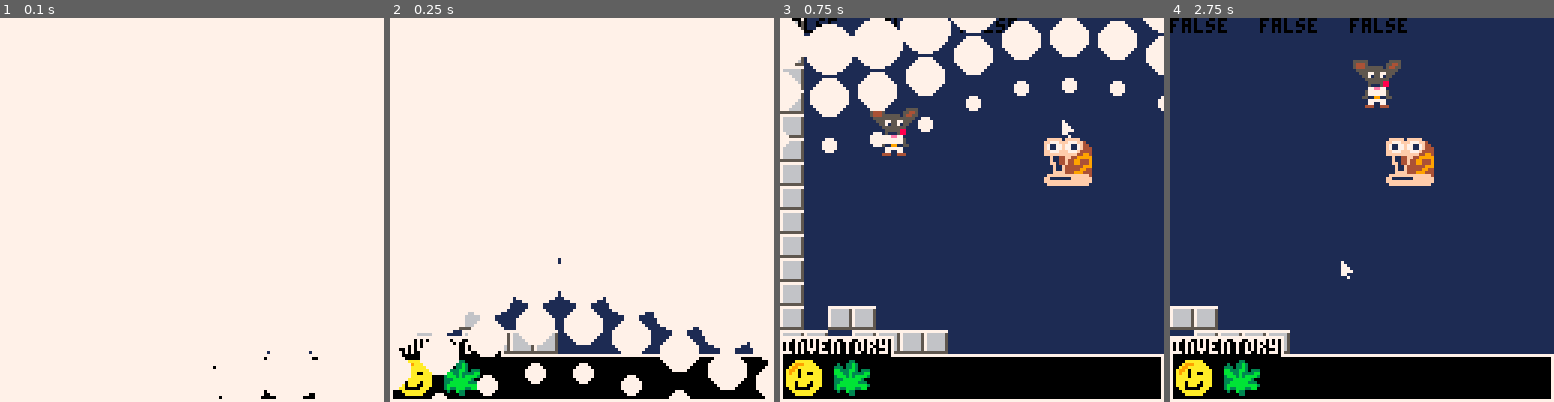
Above: before the commit, frames 1-4 (left to right).
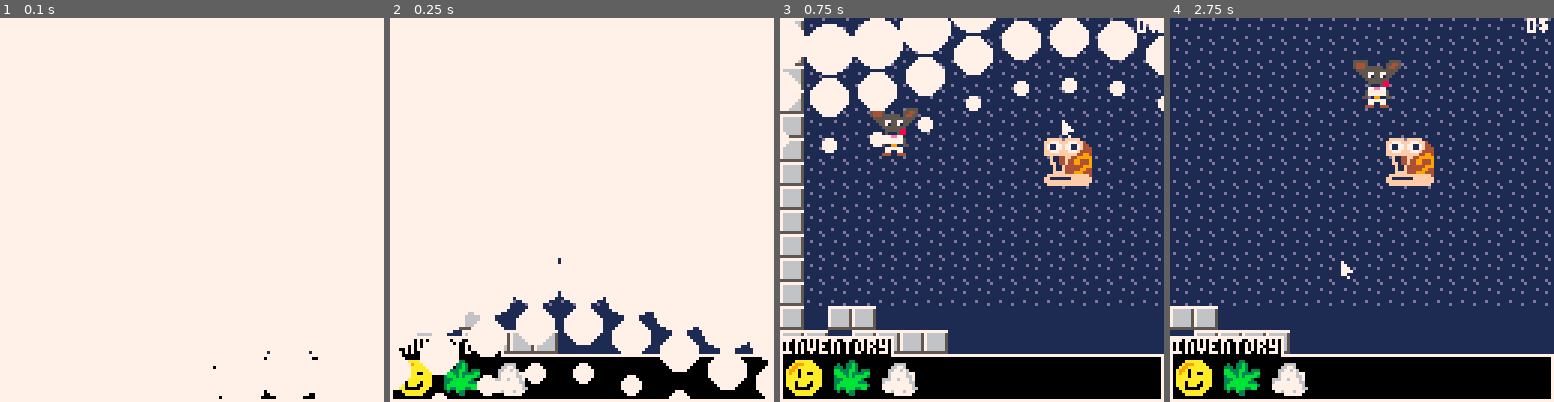
Above: after the commit, the same moments.

Repository: ekaktusz/ld53delivery
Game: PICO-8 cartridge delivery.p8
The game is run twice, just before and just after one commit, with the same random seed, the same clock (stepped at 60 frames per second) and the same inputs.
Inputs (mouse positions are in pixels of both pictures, inside the frame that each line leads up to):
- Up to frame 1 (0.1 s): no input
- Up to frame 2 (0.25 s): no input
- Up to frame 3 (0.75 s): tap X (X key) at 0.33 s; click (1060, 121) at 0.67 s
- Up to frame 4 (2.75 s): tap X (X key) at 1.07, 1.85 s; click (1216, 267) at 1.22 s; hold Right 1.6-2.1 s; click (1277, 114) at 1.77 s; hold Up 2.15-2.42 s; click (1342, 259) at 2.32 s; hold Right from 2.47 s (still down)

Frame 1 is identical in both runs. In frame 2, 0.6% of the frame differs, in the area x 27-55%, y 73-99%; in frame 3, 5.3%; in frame 4, 7.2%, in the area x 0-100%, y 0-99%.

Commit message:
selling drugs

Diff:
--- a/delivery.p8
+++ b/delivery.p8
@@ -14,6 +14,8 @@
 #include include/collision.lua
 #include include/drugs.lua
 #include include/log.lua
+#include include/map.lua
+#include include/customer.lua
 __gfx__
 01000000011100005555500000005555777777770000000000000000000000000fffff0fffff0000000000000000000000000000000000000000000000000000
 1710000001710000544450000005544576666665000000000000000000000000ff777fff777ff400000000000000000000000000000000000000000000000000
@@ -23,30 +25,30 @@
 17711000717777710005570557055000766666650000000000bb333bb3033300fffffffffff44994000066776760000000a99a0aaaaaaa000000000000000000
 01171000777777710000555555550000766666650000000000bbb33b3333bb0000f0044ff4499999000067777767700000a9aa0aa00aaa000000000000000000
 000000001177771100000555558800005555555500000000003bbb3b3bbbb30000f0044f44994449000067777766700000aaaa0aaaaaaa000000000000000000
-00000000000000000000050005880000111111110000000000333bbbbbb3000000ff044f44994449006667767776700000aaaaaaaaaaaa000000000000000000
-00000000000000000000077ee770000011111111000000000033bbbbbb333000000f00f444444999006777777776600000aaa0aaaa0aaa000000000000000000
-000000000000000000005777777500001111111100000000003bbbbbbbbbb300000f00f444449944007777777777600000aaa0aaa00aaa000000000000000000
-000000000111111100005777777500001111111100000000003b33bbb33bb000000ffff4449994440077777777776600000aa00000aaa0000000000000000000
-000000001171717100055009900550001111111100000000000300b3300000000ffffffffffffff400077677767770000000aaaaaaaa00000000000000000000
-0000000071777771000007777770000011111111000000000000000330000000ff1111111fffffff000000777777000000000aaaaaa000000000000000000000
-0000000077777771000007700770000011111111000000000000000000000000ffffffffffffffff000000000000000000000000000000000000000000000000
-00000000117777110000444004440000111111110000000000000000000000000ffffffffffffff0000000000000000000000000000000000000000000000000
+00033000000000000000050005880000111111d10000000000333bbbbbb3000000ff044f44994449006667767776700000aaaaaaaaaaaa000000000000000000
+03333330000000000000077ee770000011111111000000000033bbbbbb333000000f00f444444999006777777776600000aaa0aaaa0aaa000000000000000000
+0303300000000000000057777775000011d1111100000000003bbbbbbbbbb300000f00f444449944007777777777600000aaa0aaa00aaa000000000000000000
+0333333001111111000057777775000011111d1100000000003b33bbb33bb000000ffff4449994440077777777776600000aa00000aaa0000000000000000000
+000330301171717100055009900550001111111100000000000300b3300000000ffffffffffffff400077677767770000000aaaaaaaa00000000000000000000
+0333333071777771000007777770000011111111000000000000000330000000ff1111111fffffff000000777777000000000aaaaaa000000000000000000000
+000330007777777100000770077000001d111111000000000000000000000000ffffffffffffffff000000000000000000000000000000000000000000000000
+0000000011777711000044400444000011111d110000000000000000000000000ffffffffffffff0000000000000000000000000000000000000000000000000
 __gff__
 0000000001000000000000000000000000000000000000000000000000000000000000000000000000000000000000000000000000000000000000000000000000000000000000000000000000000000000000000000000000000000000000000000000000000000000000000000000000000000000000000000000000000000
 0000000000000000000000000000000000000000000000000000000000000000000000000000000000000000000000000000000000000000000000000000000000000000000000000000000000000000000000000000000000000000000000000000000000000000000000000000000000000000000000000000000000000000
 __map__
-0400000000000000000000000000000000000000000000000000000000000000000000000000000000000000000000000000000000000000000000000000000000000000000000000000000000000000000000000000000000000000000000000000000000000000000000000000000000000000000000000000000000000000
-0400000000000000000000000000000000000000000000000000000000000000000000000000000000000000000000000000000000000000000000000000000000000000000000000000000000000000000000000000000000000000000000000000000000000000000000000000000000000000000000000000000000000000
-0400000000000000000000000000000000000000000000000000000000000000000000000000000000000000000000000000000000000000000000000000000000000000000000000000000000000000000000000000000000000000000000000000000000000000000000000000000000000000000000000000000000000000
-0400000000000000000000000000000000000000000000000000000000000000000000000000000000000000000000000000000000000000000000000000000000000000000000000000000000000000000000000000000000000000000000000000000000000000000000000000000000000000000000000000000000000000
-0400000000000000000000000000000000000000000000000000000000000000000000000000000000000000000000000000000000000000000000000000000000000000000000000000000000000000000000000000000000000000000000000000000000000000000000000000000000000000000000000000000000000000
-0400000000000000000000080900000000000000000000000000000000000000000000000000000000000000000000000000000000000000000000000000000000000000000000000000000000000000000000000000000000000000000000000000000000000000000000000000000000000000000000000000000000000000
-0400000000000000000000181900000000000000000000000000000000000000000000000000000000000000000000000000000000000000000000000000000000000000000000000000000000000000000000000000000000000000000000000000000000000000000000000000000000000000000000000000000000000000
-0400000000000000000000000000000000000000000000000000000000000000000000000000000000000000000000000000000000000000000000000000000000000000000000000000000000000000000000000000000000000000000000000000000000000000000000000000000000000000000000000000000000000000
-0400000000000000000000000000000000000000000000000000000000000000000000000000000000000000000000000000000000000000000000000000000000000000000000000000000000000000000000000000000000000000000000000000000000000000000000000000000000000000000000000000000000000000
-0400000000000000000000000000000000000000000000000000000000000000000000000000000000000000000000000000000000000000000000000000000000000000000000000000000000000000000000000000000000000000000000000000000000000000000000000000000000000000000000000000000000000000
-0400000000000000000000000000000000000000000000000000000000000000000000000000000000000000000000000000000000000000000000000000000000000000000000000000000000000000000000000000000000000000000000000000000000000000000000000000000000000000000000000000000000000000
-0400000000000000000000000000000000000000000000000000000000000000000000000000000000000000000000000000000000000000000000000000000000000000000000000000000000000000000000000000000000000000000000000000000000000000000000000000000000000000000000000000000000000000
+0414141414141414141414141414141414141414140000000000000000000000000000000000000000000000000000000000000000000000000000000000000000000000000000000000000000000000000000000000000000000000000000000000000000000000000000000000000000000000000000000000000000000000
+0414141414141414141414141414141414141414140000000000000000000000000000000000000000000000000000000000000000000000000000000000000000000000000000000000000000000000000000000000000000000000000000000000000000000000000000000000000000000000000000000000000000000000
+0414141414141414141414141414141414141414140000000000000000000000000000000000000000000000000000000000000000000000000000000000000000000000000000000000000000000000000000000000000000000000000000000000000000000000000000000000000000000000000000000000000000000000
+0414141414141414141414141414141414141414140000000000000000000000000000000000000000000000000000000000000000000000000000000000000000000000000000000000000000000000000000000000000000000000000000000000000000000000000000000000000000000000000000000000000000000000
+0414141414141414141414141414141414141414140000000000000000000000000000000000000000000000000000000000000000000000000000000000000000000000000000000000000000000000000000000000000000000000000000000000000000000000000000000000000000000000000000000000000000000000
+0414141414141414141414080914141414141414140000000000000000000000000000000000000000000000000000000000000000000000000000000000000000000000000000000000000000000000000000000000000000000000000000000000000000000000000000000000000000000000000000000000000000000000
+0414141414141414141414181914141414141414140000000000000000000000000000000000000000000000000000000000000000000000000000000000000000000000000000000000000000000000000000000000000000000000000000000000000000000000000000000000000000000000000000000000000000000000
+0414141414141414141414141414141414141414140000000000000000000000000000000000000000000000000000000000000000000000000000000000000000000000000000000000000000000000000000000000000000000000000000000000000000000000000000000000000000000000000000000000000000000000
+0414141414141414141414141414141414141414140000000000000000000000000000000000000000000000000000000000000000000000000000000000000000000000000000000000000000000000000000000000000000000000000000000000000000000000000000000000000000000000000000000000000000000000
+0414141414141414141414141414141414141414140000000000000000000000000000000000000000000000000000000000000000000000000000000000000000000000000000000000000000000000000000000000000000000000000000000000000000000000000000000000000000000000000000000000000000000000
+0414141414141414141414141414141414141414140000000000000000000000000000000000000000000000000000000000000000000000000000000000000000000000000000000000000000000000000000000000000000000000000000000000000000000000000000000000000000000000000000000000000000000000
+0414141414141414141414141414141414141414140000000000000000000000000000000000000000000000000000000000000000000000000000000000000000000000000000000000000000000000000000000000000000000000000000000000000000000000000000000000000000000000000000000000000000000000
 0400040400000000000000000000000000000000000000000000000000000000000000000000000000000000000000000000000000000000000000000000000000000000000000000000000000000000000000000000000000000000000000000000000000000000000000000000000000000000000000000000000000000000
 0404000404040400000000000000000000000000000000000000000000000000000000000000000000000000000000000000000000000000000000000000000000000000000000000000000000000000000000000000000000000000000000000000000000000000000000000000000000000000000000000000000000000000
 0400000000000404040000000000000000000000000000000000000000000000000000000000000000000000000000000000000000000000000000000000000000000000000000000000000000000000000000000000000000000000000000000000000000000000000000000000000000000000000000000000000000000000
--- /dev/null
+++ b/include/customer.lua
@@ -0,0 +1,46 @@
+customers = {}
+
+local function table_concat(t1,t2) --feltetelezzuk hogy object
+    for i=1,#t2 do
+        t1[#t1+1] = {x=t2[i].x, y=t2[i].y, w=t2[i].w, h=t2[i].h, type=t2[i].type}
+    end
+    return t1
+end
+
+local function customer_new(_x,_y,_w,_h,_type)
+    local customer = {
+        x = _x,
+        y = _y,
+        w = _w,
+        h = _h,
+        type = _type
+    }
+    return customer
+end
+
+local function customer_update(customer)
+
+end
+
+local function customer_draw(customer)
+    if customer.type == "snail" then
+        sspr(64,0,customer.w,customer.h,customer.x,customer.y)
+    end
+end
+
+function customers_load()
+    local snails = get_objects_for_sprite_num(8,16,16)
+    table_concat(customers, snails)
+end
+
+function customers_draw()
+    for customer in all(customers) do
+        customer_draw(customer)
+    end
+end
+
+function customers_update()
+    for customer in all(customers) do
+        customer_update(customer)
+    end
+end
--- a/include/drugs.lua
+++ b/include/drugs.lua
@@ -12,32 +12,40 @@
 end
 
 function drug_update(drug)
-    log("drug_update")
     if drug.dragged then
         drug.x = stat(32)+cam.x-1
         drug.y = stat(33)+cam.y-1
     end
 
     if mouse_in_area(drug.x, drug.y, drug.w, drug.h) then
-        log("mouse_in_area")
         --print("??")
         mouse.triggered = true
         if stat(34)==1 and (not mouse.dragged or drug.dragged) then
-            log("turn on drag")
             drug.dragged = true
             mouse.dragged = true
         else
-            log("turn_off_drag")
+            if drug.dragged then
+                for customer in all(customers) do
+                    if mouse_in_area(customer.x, customer.y, customer.w, customer.h) then
+                        drug_sell(drug)
+                    end
+                end
+            end
+
             drug.dragged = false
             mouse.dragged = false
         end
     end
 end
 
+function drug_sell(drug)
+    inventory_remove_drug(drug)
+    mouse.dragged = false
+    drug = nil
+    money+=10
+end
+
 function drug_draw(drug)
-    print(drug.dragged,cam.x+30,0)
-    print(mouse.dragged,cam.x+60,0)
-
     if drug.type == "marijuana" then
         sspr(48, 0, drug.w, drug.h, drug.x, drug.y)
     elseif drug.type == "ecstasy" then
--- a/include/game_state.lua
+++ b/include/game_state.lua
@@ -9,11 +9,15 @@
     mouse_init()
     player_init()
     inventory_init()
+    customers_load()
+
+    money = 0
 end
 
 function game_state_update()
 
     player_udpate()
+    customers_update()
 
     transition_update(game_state.open_transition)
 
@@ -27,7 +31,11 @@
     map()
 
     player_draw()
+    customers_draw()
+
     inventory_draw()
+
+    print(money.."$",cam.x+(127-4*(#(tostr(money))+1)), cam.y)
 
     mouse_draw()
     transition_draw(game_state.open_transition)
--- a/include/inventory.lua
+++ b/include/inventory.lua
@@ -1,7 +1,7 @@
 inventory = {}
 
 function inventory_init()
-    inventory.items = {nil, drug_new("marijuana"), nil, nil, nil, nil, nil, nil}
+    inventory.items = {nil, drug_new("marijuana"), drug_new("cocaine"), nil, nil, nil, nil, nil}
     inventory.x = 0
     inventory.y = 0
     inventory.w = 127
@@ -28,8 +28,6 @@
         end
     end
 
-    print(mouse.click, cam.x, cam.y)
-
     print("inventory", 1+cam.x, 107+cam.y, 7) --text
 end
 
@@ -37,12 +35,9 @@
     inventory.x = cam.x
     inventory.y = cam.y + 112
 
-    log("inventory_update")
-
     for i=1,8,1 do
         local item = inventory.items[i]
         if item != nil then
-            log("item not nil")
             if not item.dragged then
                 item.x = inventory.x + (i-1) * item.w
                 item.y = inventory.y
--- /dev/null
+++ b/include/map.lua
@@ -0,0 +1,17 @@
+function get_objects_for_sprite_num(spriten,w,h,type)
+    local _w = w or 8
+    local _h = h or 8
+    local _type = type or "snail"
+    local t = {}
+    for i=0,127,1 do
+        for j=0,32,1 do
+            local sprite_num = mget(i,j)
+            if (sprite_num == spriten) then
+                obj = {x=i*8,y=j*8,w=_w,h=_h,type=_type}
+                add(t, obj)
+                mset(i,j,20)
+            end
+        end
+    end
+    return t
+end
Not shown, removed: log.txt
